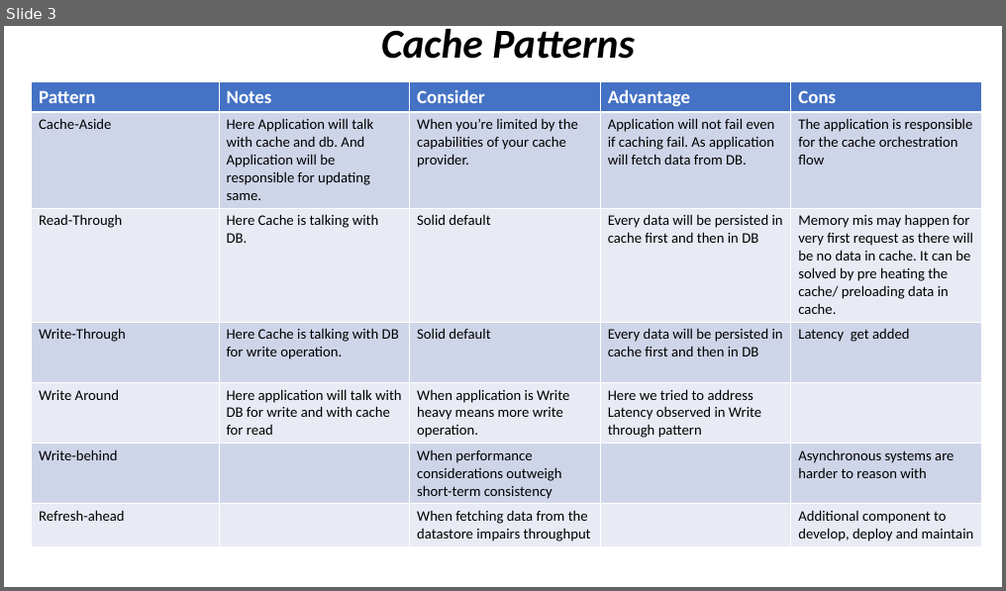
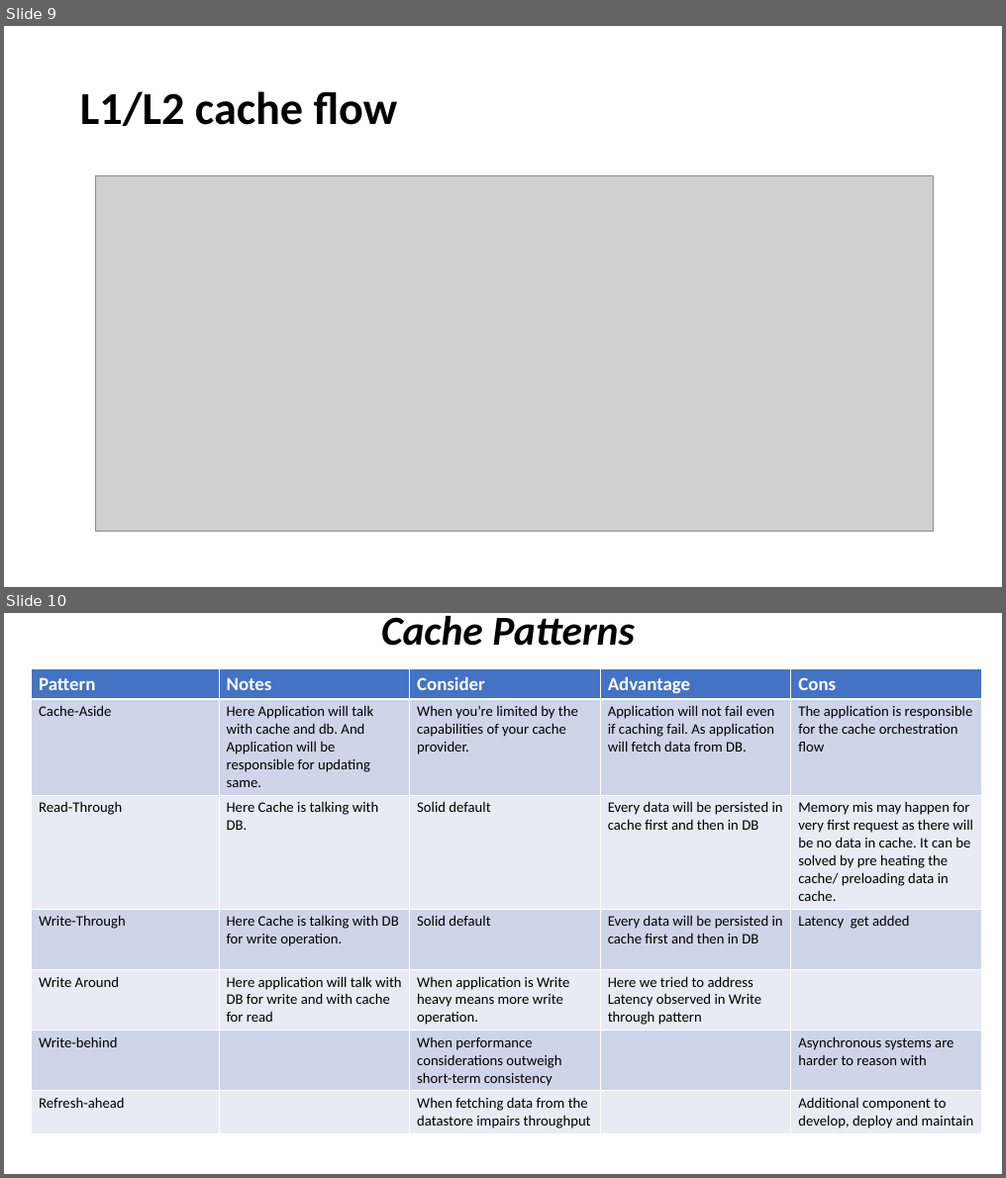
Before and after one commit to bhogemukesh/Documents, a slide deck: Caching_Patterns.pptx. Shown one above the other, each under a label of ours: slide 3 before the commit, slides 9 and 10 after it. The pictures are 1006x591 and 1006x1178 pixels, drawn with LibreOffice and Linux fonts; fonts in the diff are those of the drawing; grey boxes stand for pictures. Boxes give left, top, right and bottom in pixels: in the first picture for what was removed or moved away, otherwise in the second. Text is boxed around its words. In the diff, an @@ line names an element or a change of style, - is before the commit and + after.

```diff
--- a/Caching_Patterns.pptx
+++ b/Caching_Patterns.pptx
@@ slide 9 added at (x1=4, y1=26, x2=1002, y2=587), background #FFFFFF @@
@@ title added at (x1=80, y1=91, x2=398, y2=126), 44 pt, text #000000, bold @@
+L1/L2 cache flow
@@ picture added at (x1=95, y1=175, x2=933, y2=532) @@
@@ what was slide 3 is now slide 10 @@
```
Also in this commit, not shown: 9 other slides added, 2 slides removed.
